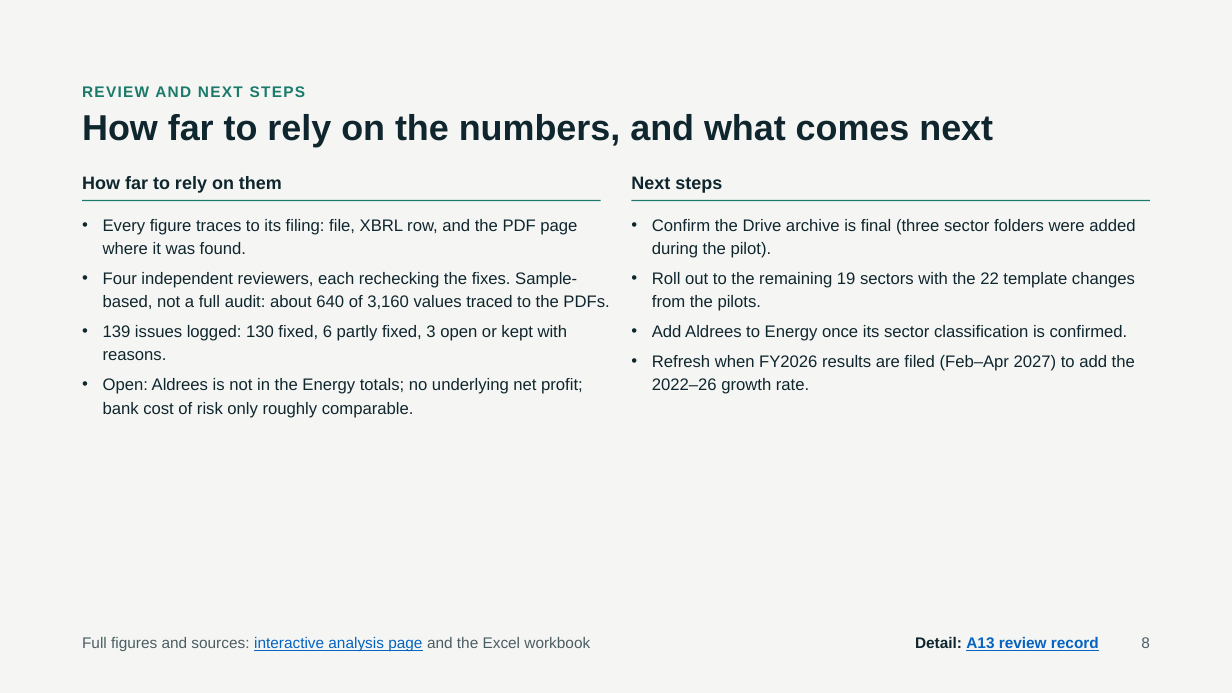
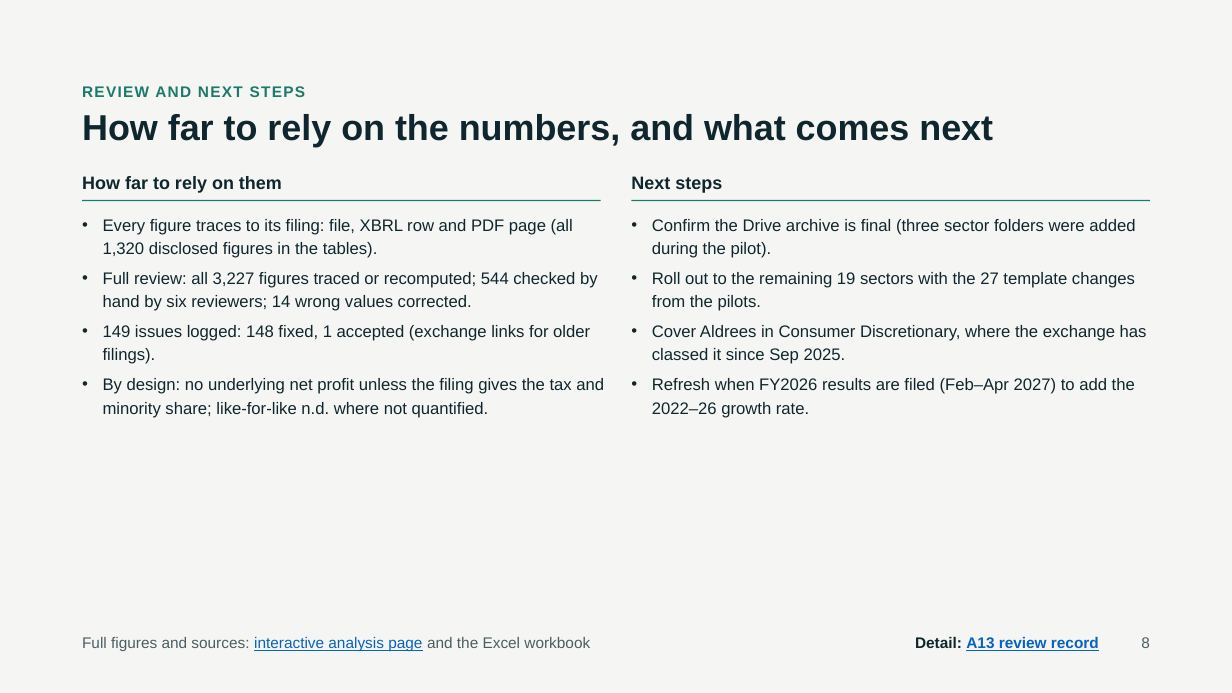
Before and after one commit to KhalidAba94/Test, a slide deck: slide 8 of sector-analysis/output/Energy_Banks_Pilot_Review.pptx. Drawn at 1232x693 pixels with LibreOffice and Linux fonts; fonts in the diff are those of the drawing. Boxes give left, top, right and bottom in pixels: in the first picture for what was removed or moved away, otherwise in the second. Text is boxed around its words. In the diff, an @@ line names an element or a change of style, - is before the commit and + after.

```diff
--- a/sector-analysis/output/Energy_Banks_Pilot_Review.pptx
+++ b/sector-analysis/output/Energy_Banks_Pilot_Review.pptx
@@ text at box(103, 219, 604, 418): text changed @@
-• Every figure traces to its filing: file, XBRL row, and the PDF page where it was found.
-• Four independent reviewers, each rechecking the fixes. Sample-based, not a full audit: about 640 of 3,160 values traced to the PDFs.
-• 139 issues logged: 130 fixed, 6 partly fixed, 3 open or kept with reasons.
-• Open: Aldrees is not in the Energy totals; no underlying net profit; bank cost of risk only roughly comparable.
+• Every figure traces to its filing: file, XBRL row and PDF page (all 1,320 disclosed figures in the tables).
+• Full review: all 3,227 figures traced or recomputed; 544 checked by hand by six reviewers; 14 wrong values corrected.
+• 149 issues logged: 148 fixed, 1 accepted (exchange links for older filings).
+• By design: no underlying net profit unless the filing gives the tax and minority share; like-for-like n.d. where not quantified.
@@ text at box(652, 272, 1147, 364): text changed @@
-• Roll out to the remaining 19 sectors with the 22 template changes from the pilots.
-• Add Aldrees to Energy once its sector classification is confirmed.
+• Roll out to the remaining 19 sectors with the 27 template changes from the pilots.
+• Cover Aldrees in Consumer Discretionary, where the exchange has classed it since Sep 2025.
```
Also in this commit, not shown: 9 other slides changed, 45 other files.
